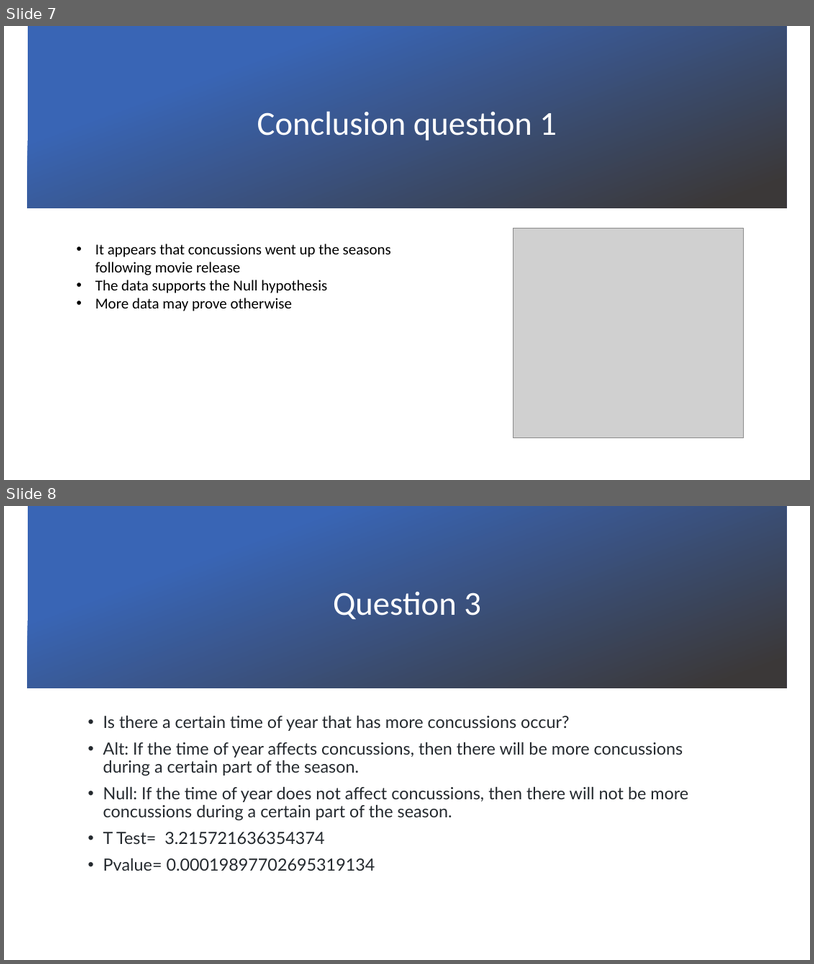
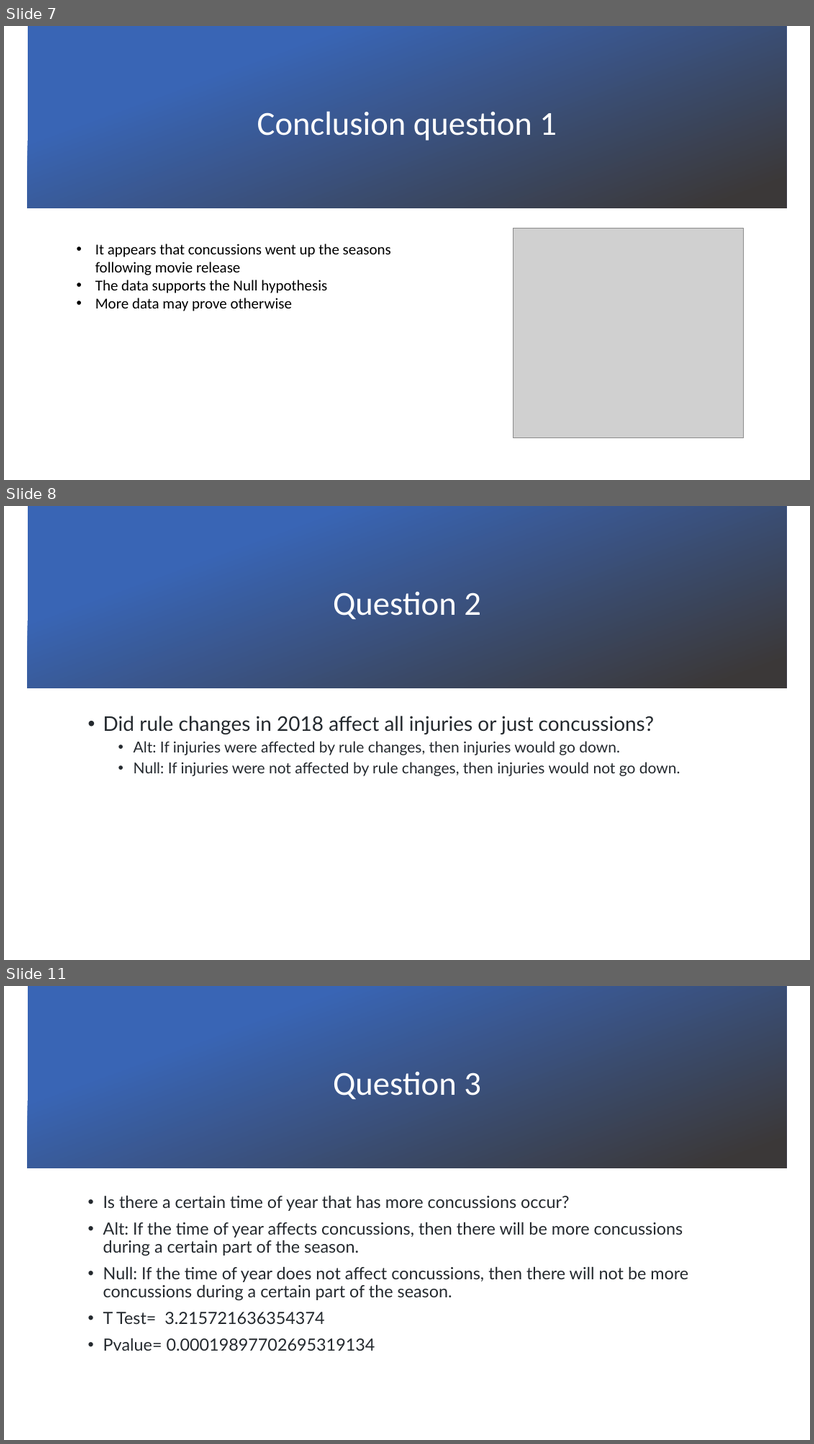
Before and after one commit to trippy64/ConcussionGroupA, a slide deck: Concussions in the NFL.pptx. Shown one above the other, each under a label of ours: slides 7 and 8 before the commit, slides 7, 8 and 11 after it; the slides between them are not shown. The pictures are 814x964 and 814x1444 pixels, drawn with LibreOffice and Linux fonts; fonts in the diff are those of the drawing; grey boxes stand for pictures; background and template pictures are left out. Boxes give left, top, right and bottom in pixels: in the first picture for what was removed or moved away, otherwise in the second. Text is boxed around its words. In the diff, an @@ line names an element or a change of style, - is before the commit and + after.

```diff
--- a/Concussions in the NFL.pptx
+++ b/Concussions in the NFL.pptx
@@ slide 8 added at <box>4,506,810,960</box>, background picture (left out) @@
@@ rectangle added at <box>28,506,787,688</box>, fill gradient #3965B5 to #3B3838 @@
@@ title added at <box>333,592,481,619</box>, 40 pt, text #FFFFFF @@
+Question 2
@@ text added at <box>103,716,681,776</box>, 18 pt, text #24292E @@
+• Did rule changes in 2018 affect all injuries or just concussions?
+  • Alt: If injuries were affected by rule changes, then injuries would go down.
+  • Null: If injuries were not affected by rule changes, then injuries would not go down.
@@ what was slide 8 is now slide 11 @@
```
Also in this commit, not shown: 1 slide changed, 2 other slides added, 4 other files.
